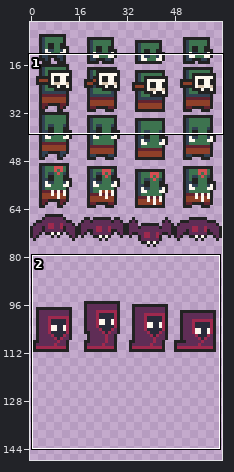
Pixel-art file, stored at enemies.aseprite. The first picture is a wide view before the edit; the outline marks the close-up.
Close-up. First the earlier version:
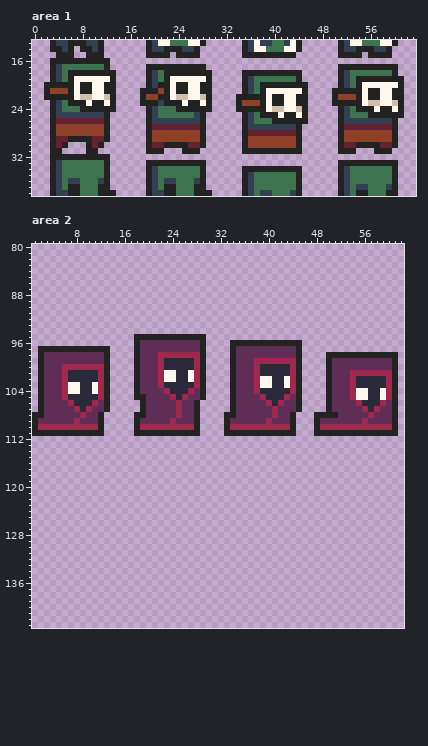
64x640 pixels, 1 frame. Shown: area 1: x 0..63, y 13..38; area 2: x 1..62, y 80..143. The wide view leaves out empty margins.
Now the later version:
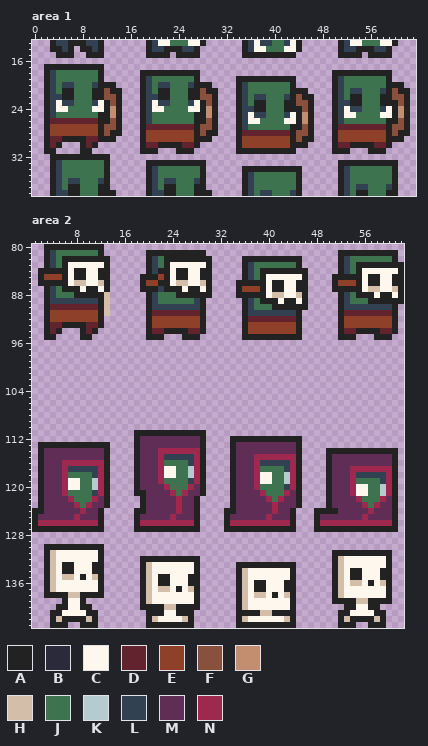
Palette (. is transparent): A #222222  B #2a2a3a  C #fdf7ed  D #62232f  E #8f4029  F #8a503e  G #c38d70  H #d3bfa9  J #3d734f  K #b6cbcf  L #314152  M #5f2d56  N #9f294e
Difference:
Changed rows in their new state; - is an unchanged pixel.
Area 1:
first column x 2:
16 -..........--------------------------------------------------
17 A-AAAAAAAA.------..........----------------------..........--
18 ALJ-JJJJJ-..----A-AA------..-----..........-----A-AAAAAAAA.--
19 ALJ-JJJJJA..----ALJ-JJJJJA..----A-AAAAAAAA.-----ALJ-JJJJJ-..-
20 -LJLLJJJLA------ALJLLJJJLA------ALJ-JJJJJ-..----ALJ-JJJJJAA--
21 -LJA-JJJAAF-A----LJA-JJJAAF-A---ALJ-JJJJJAA------LJLLJJJLAF-A
22 -LL--JJJAAFFA----LL--JJJAAFFA----LJLLJJJLAF-A----LJA-JJJAAFFA
23 ALCLLJJJLCAFA----LC-LJJJLCAFA----LJA-JJJAAFFA----LL--JJJAAAFA
24 ALCC--JJCC-GA---ALCC--JJCC-GA----LL--JJJAAAFA---ALCLLJJJLCAGA
25 ALJJJJJJJA-GA---ALJ------A-GA---ALCLLJJJLCAGA---ALCC--JJCC-GA
26 AD-------A-FA---ALJJJJJJJA-FA---ALCC--JJCC-GA---ALJJJJJJJA-FA
27 AE-------AFFA---AD-------AFFA---ALJJJJJJJA-FA---AD-------AFFA
28 AE-------AFAA---AE-------AFAA---AD-------AFFA---AE-------AFAA
29 AD-A---D-A-A----AE-------A-A----AE-------AFAA---AE-------A-A-
30 ADA.--ADA.------AD-A---D-A.-----AE-------A-A----AD-A---D-A.--
31 A-.---A-.-------A--.--A--.------A---------.-----A--.--A--.---
Area 2:
first column x 1:
 80 --AAAAAAAAAA--------------------------------------------------
 81 --ALJJJJJJJA-------AAAAAAAAAA----------------------AAAAAAAAAA-
 82 --ALJAAAAAAAA------ALJAAAAAAAA-----AAAAAAAAAA------ALJJJJJJJA-
 83 --ALJACCCCCCA------ALJACCCCCCA-----ALJJJJJJJA------ALJAAAAAAAA
 84 -AAAAACAACCAA------ALAACAACCAA-----ALJAAAAAAAA-----ALJACCCCCCA
 85 -AEEEACAACCAA-----AAAEACAACCAA-----ALJACCCCCCA----AAAAACAACCAA
 86 -AAAAACHHCCHA-----AEEAACHHCCHA----AAAAACAACCAA----AEEEACAACCAA
 87 --ALJAAACAACA-----AAALAAACAACA----AEEEACAACCAA----AAAAACHHCCHA
 88 --ALJJJAAAAAH------ALJJJAAAAAA----AAAAACHHCCHA-----ALJAAACAACA
 89 --ALLLLLLLLAH------ALJJJJJJLA------ALJAAACAACA-----ALJJJAAAAAA
 90 --ADDDDDDDDAH------ALLLLLLLLA------ALJJJAAAAAA-----ALLLLLLLLA-
 91 --AEEEEEEEEAH------ADDDDDDDDA------ALLLLLLLLA------ADDDDDDDDA-
 92 --AEEEEEEEEA-------AEEEEEEEEA------ADDDDDDDDA------AEEEEEEEEA-
 93 --ADDAAAADDA-------AEEEEEEEEA------AEEEEEEEEA------AEEEEEEEEA-
 94 --ADA---ADA--------ADDAAAADDA------AEEEEEEEEA------ADDAAAADDA-
 95 --AA----AA-------..---...---.------AAAAAAAAAA------AAA---AAA--
 96 -----------------............----............-----------------
 97 -............----............----............-----------------
 98 -............----............----............----............-
 99 -............----............----............----............-
100 -............----............----............----............-
101 -............----............----............----............-
102 -............----............----............----............-
103 -............----............----............----............-
104 -............----............----............----............-
105 -............----............----............----............-
106 -............-----..........-----............----............-
107 -............-----..........-----............----............-
108 ............-----...........----............---..............-
109 ............-----...........----............---..............-
110 ............-----...........----............---..............-
111 ............----------------A---............---..............-
112 -----------------AMMMMMMMMMMA----AAAAAAAAAAAA-----------------
113 -AAAAAAAAAAAA----AMMMMMMMMMMA----AMMMMMMMMMMA-----------------
114 -AMMMMMMMMMMA----AMMMNNNNNNNA----AMMMMMMMMMMA----AAAAAAAAAAAA-
115 -AMMMMMMMMMMA----AMMMNLLLLLNA----AMMMNNNNNNNA----AMMMMMMMMMMA-
116 -AMMMNNNNNNNA----AMMMNJJJJLNA----AMMMNLLLLLNA----AMMMMMMMMMMA-
117 -AMMMNLLLLLNA----AMMMNCCJJKNA----AMMMNJJJJLNA----AMMMNNNNNNNA-
118 -AMMMNJJJJLNA----AMMMNCCJJKNA----AMMMNCCJJKNA----AMMMNLLLLLNA-
119 -AMMMNCCJJKNA----AMMMNJJJJLNA----AMMMNCCJJKNA----AMMMNJJJJLNA-
120 -AMMMNCCJJKNA----AMMMMNJJJNMA----AMMMNJJJJLNA----AMMMNCCJJKNA-
121 -AMMMNJJJJLNA----AAMMMMNJNMMA----AMMMMNJJJNMA----AMMMNCCJJKNA-
122 -AMMMMNJJJNMA-----AMMMMMNMMA-----AMMMMMNJNMMA----AMMMMNJJJNMA-
123 -AMMMMMNJNMMA-----AMMMMMNMMA-----AMMMMMMNMMMA----AMMMMMNJNMMA-
124 AAMMMMMMNMMA-----AAMMMMMNMMA----AAMMMMMMNMMA---AAAAMMMMMNMMMA-
125 AMMMMMMNMMMA-----AMMMMMNMMMA----AMMMMMMNMMMA---AMMMMMMMNMMMMA-
126 ANNNNNNNNNNA-----ANNNNNNNNNA----ANNNNNNNNNNA---ANNNNNNNNNNNNA-
127 AAAAAAAAAAAA-----AAAAAAAAAAA----AAAAAAAAAAAA---AAAAAAAAAAAAAA-
130 --AAAAAAAAAA--------------------------------------------------
131 --AHCCCCCCCA--------------------------------------AAAAAAAAAA--
132 --AHCCCCCCCA------AAAAAAAAAA----------------------AHCCCCCCCA--
133 --AHCAACCCAA------AHCCCCCCCA------AAAAAAAAAA------AHCCCCCCCA--
134 --AHCAACCCAA------AHCCCCCCCA------AHCCCCCCCA------AHCAACCCAA--
135 --AHCHHCACHA------AHCAACCCAA------AHCCCCCCCA------AHCAACCCAA--
136 --AHCCCCCCCA------AHCAACCCAA------AHCAACCCAA------AHCHHCACHA--
137 --AHCCCCCCCA------AHCHHCACHA------AHCAACCCAA------AHCCCCCCCA--
138 --AAAAHHAAAA------AHCCCCCCCA------AHCHHCACHA------AHCCCCCCCA--
139 -----ACCA---------AHCCCCCCCA------AHCCCCCCCA------AAAAHHAAAA--
140 ----AACCAA--------AAAAHHAAAA------AHCCCCCCCA--------AACCAA----
141 ---AACCCCAA--------AAACCAAA-------AAAAHHAAAA-------AACCCCAA---
142 ---AHAAAAHA--------AHCCCCHA-------AHCCCCCCHA-------AHAAAAHA---
143 ---AAA--AAA--------AAAAAAAA-------AAAAAAAAAA-------AAA--AAA---
Where, in picture pixels (left, top, right, bottom), the same in both close-ups:
changed: (44, 58, 122, 154)
changed: (140, 64, 410, 154)
changed: (32, 244, 404, 628)
